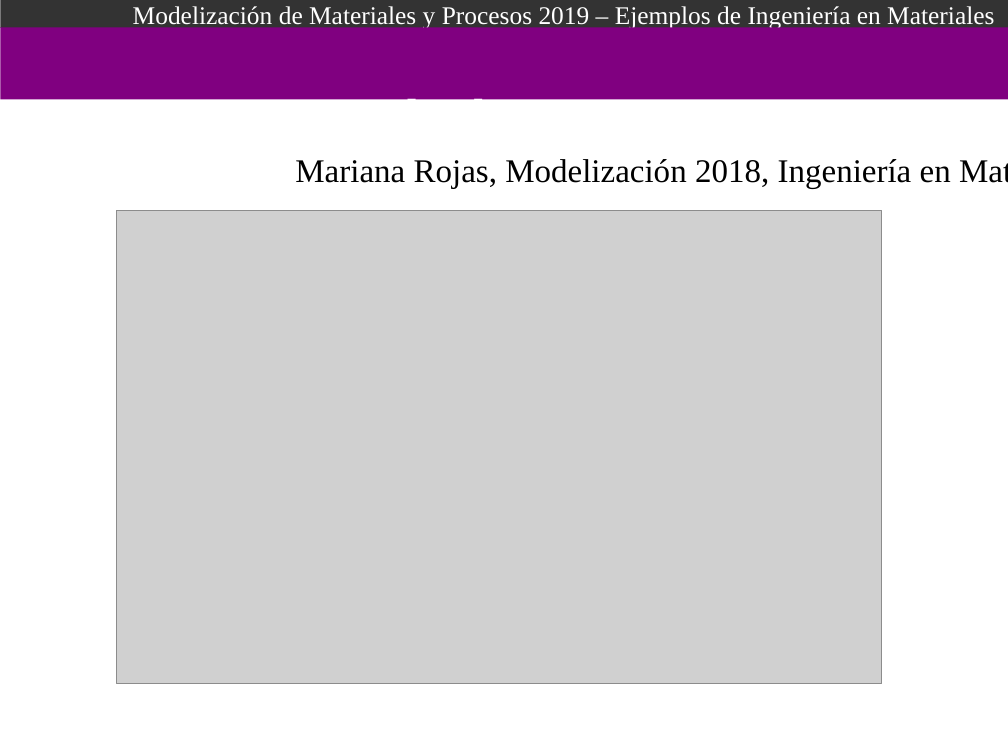
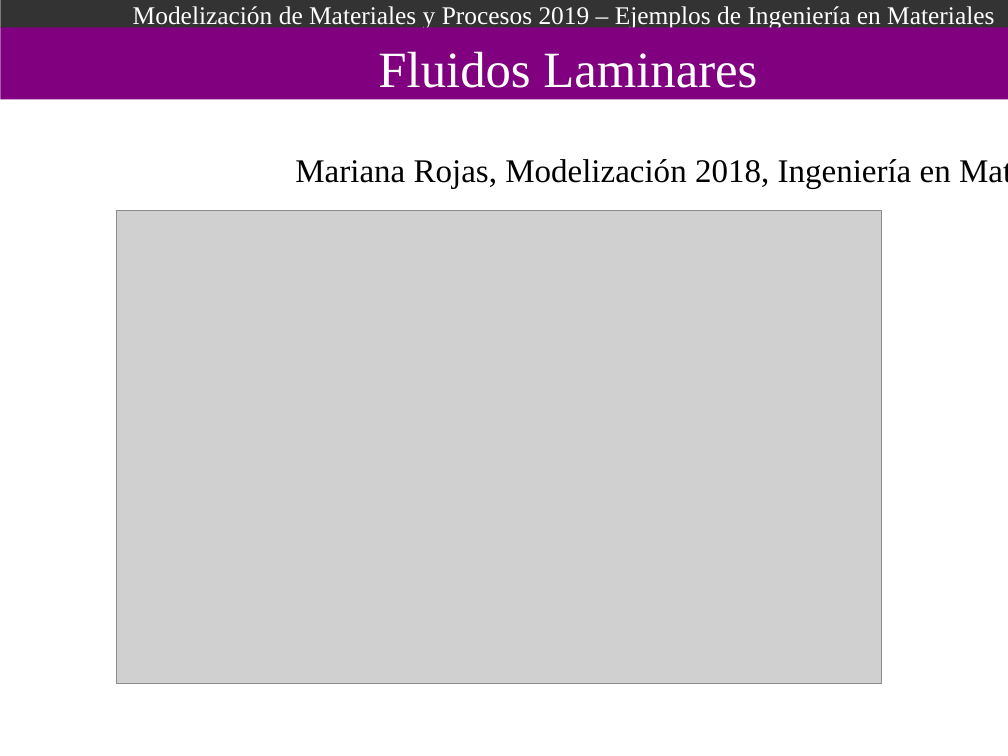
Before and after one commit to Modelizacion-de-Materiales/ModelizacionApuntesPresentaciones, a slide deck: slide 12 of 006-EjemplosIngenieria/Ejemplos_De_Ingenieria.odp. Drawn at 1008x756 pixels with LibreOffice and Linux fonts; fonts in the diff are those of the drawing; grey boxes stand for pictures. Boxes give left, top, right and bottom in pixels: in the first picture for what was removed or moved away, otherwise in the second. Text is boxed around its words. In the diff, an @@ line names an element or a change of style, - is before the commit and + after.

```diff
--- a/006-EjemplosIngenieria/Ejemplos_De_Ingenieria.odp
+++ b/006-EjemplosIngenieria/Ejemplos_De_Ingenieria.odp
@@ text "Fluidos Laminares" rewrapped from (378,94,757,100) to (378,51,757,88) @@
```
Also in this commit, not shown: 1 other slide changed, 3 slides added, 3 other files.
